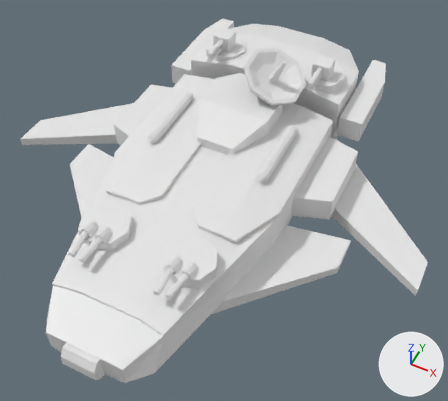
Renders of the OBJ model Resources/boss.obj from each side of a commit.
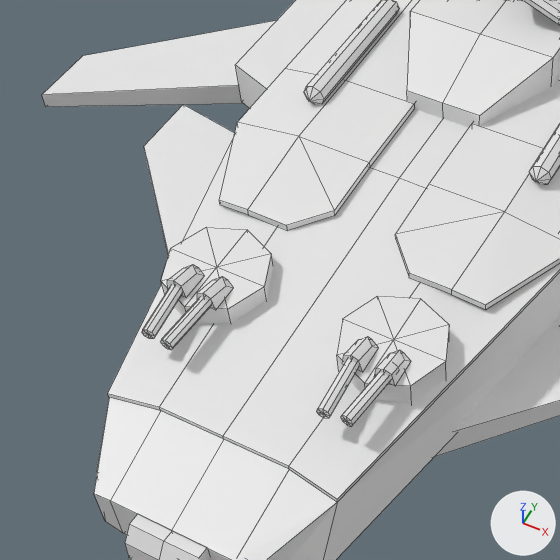
There are two pictures of each version: one whole from a camera (50 mm lens) standing at (7.06, -12.67, 15.21) and looking at (0.86, -0.28, -0.29), one close up on the part from 0% to 61% of the width and 23% to 91% of the height. The lights are fixed; the arrows at lower right show +X, +Y and +Z. The close-ups show mesh edges as thin lines. Where no turn or scale is listed for an object, it has been applied to the vertices. Vertices at the same position are counted once.

Objects in the first close-up: 'boss'.
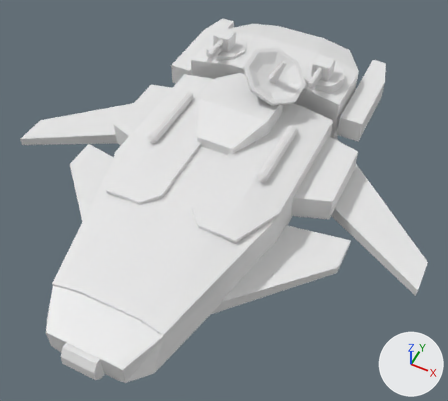
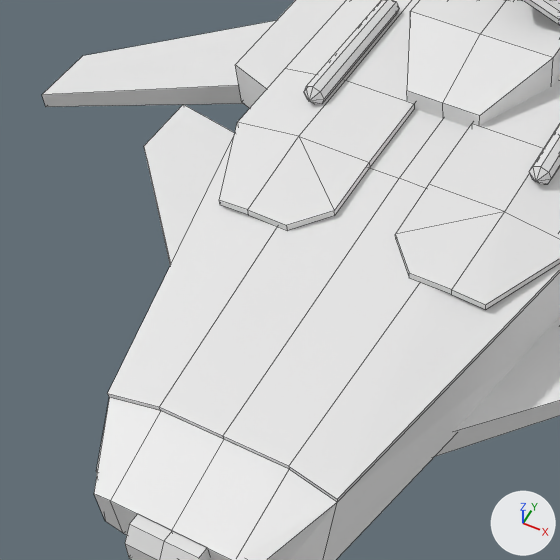
Edits to the bpy script that builds the scene:
```text
Change me_boss:
    used by ob_boss; location = (0.0, 0.0, 0.0)
    remove me_boss.from_pydata(...)  # 596 vertices, 535 faces; spans x -7.6..7.6, y -7.4..8.6, z -1.5..2.9
    add me_boss.from_pydata(...)  # 445 vertices, 407 faces; spans x -7.6..7.6, y -7.4..8.6, z -1.5..2.9
    me_boss part 1: 10 loose pieces with 150 vertices, spanning x -2.3..2.3, y -5.1..-2.8, z 0.2..1.2, are deleted
```

What differs and where, as boxes (x1, y1, x2, y2) in the close-ups (560 x 560 px):
part 1 of me_boss, deleted: before (142, 228, 449, 427)
